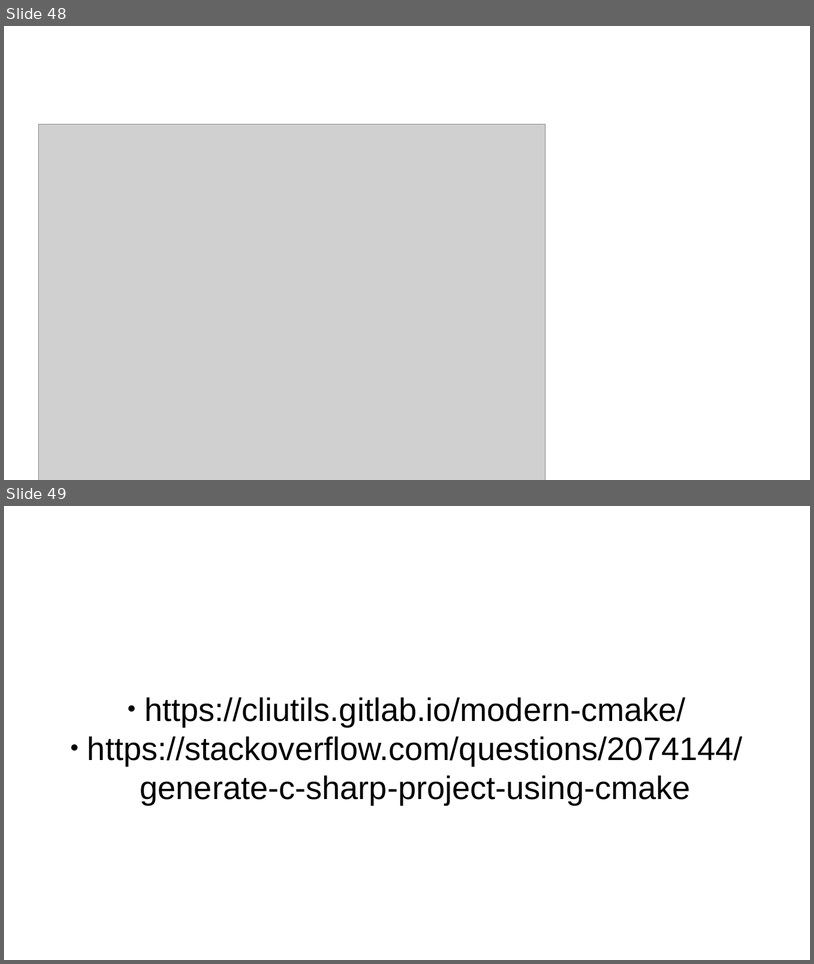
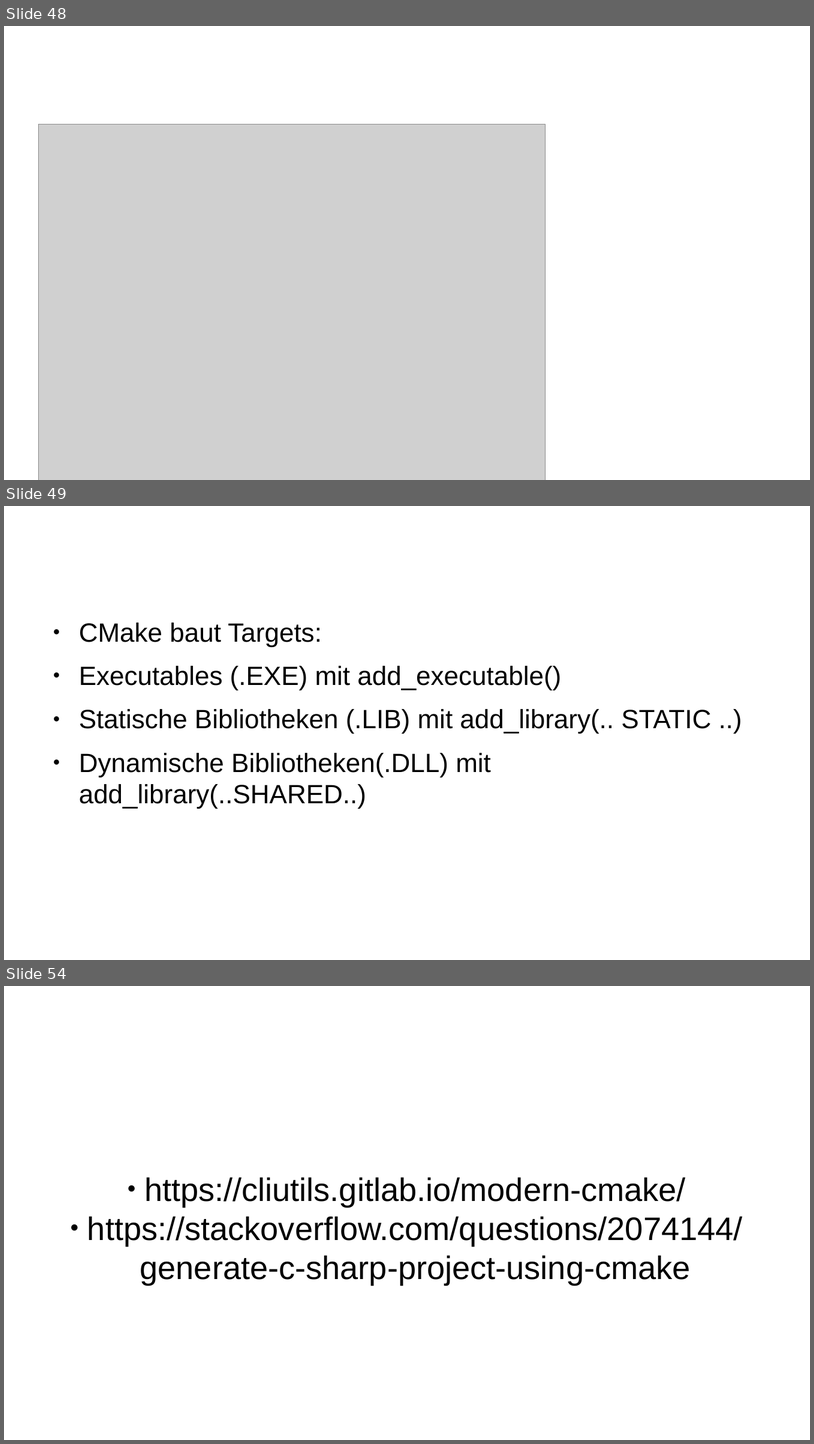
Before and after one commit to carstenkuckuk/CppUGBochum, a slide deck: doc/20180920_CppUGBochum_CI_Jenkins_CMake_GoogleTest.odp. Shown one above the other, each under a label of ours: slides 48 and 49 before the commit, slides 48, 49 and 54 after it; the slides between them are not shown. The pictures are 814x964 and 814x1444 pixels, drawn with LibreOffice and Linux fonts; fonts in the diff are those of the drawing; grey boxes stand for pictures; background and template pictures are left out. Boxes give left, top, right and bottom in pixels: in the first picture for what was removed or moved away, otherwise in the second. Text is boxed around its words. In the diff, an @@ line names an element or a change of style, - is before the commit and + after.

```diff
--- a/doc/20180920_CppUGBochum_CI_Jenkins_CMake_GoogleTest.odp
+++ b/doc/20180920_CppUGBochum_CI_Jenkins_CMake_GoogleTest.odp
@@ slide 49 added at (4, 506, 810, 960), background #FFFFFF @@
@@ title added at (44, 523, 606, 598), 35.7 pt, text #FFFFFF @@
+004_ExeLibDll
@@ text added at (79, 622, 711, 808), 26 pt, text #000000 @@
+● CMake baut Targets:
+● Executables (.EXE) mit add_executable()
+● Statische Bibliotheken (.LIB) mit add_library(.. STATIC ..)
+● Dynamische Bibliotheken(.DLL) mit add_library(..SHARED..)
@@ what was slide 49 is now slide 54 @@
```
Also in this commit, not shown: 4 other slides added, 1 other file.
